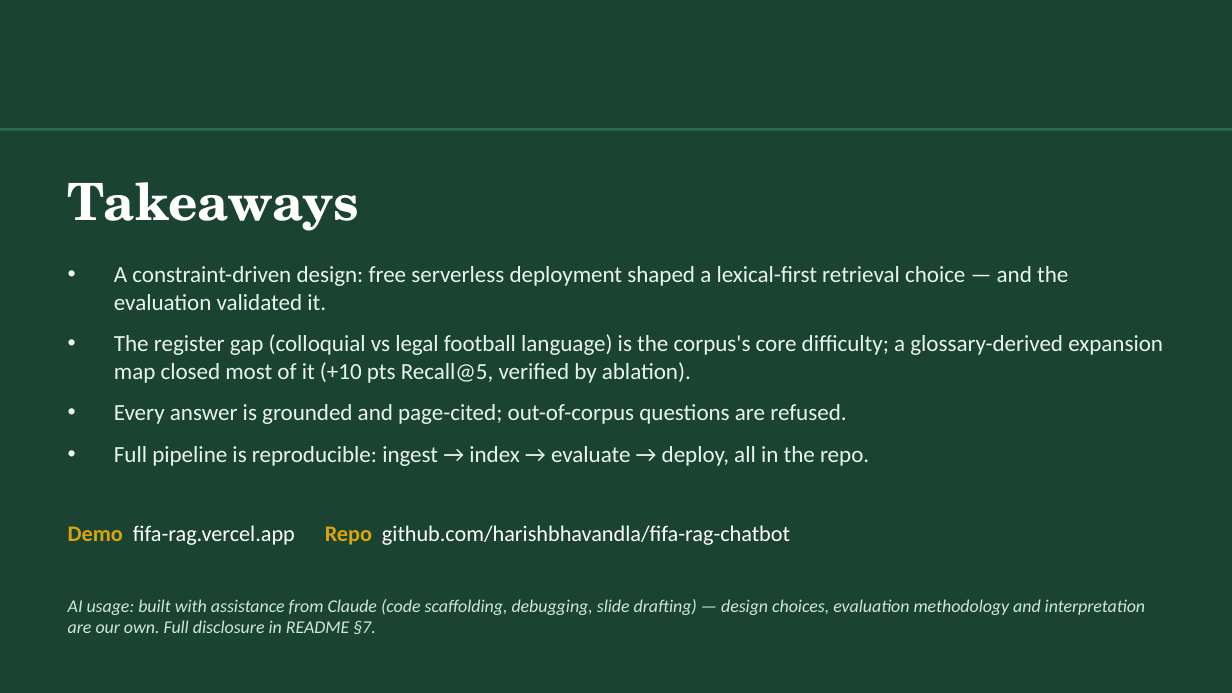
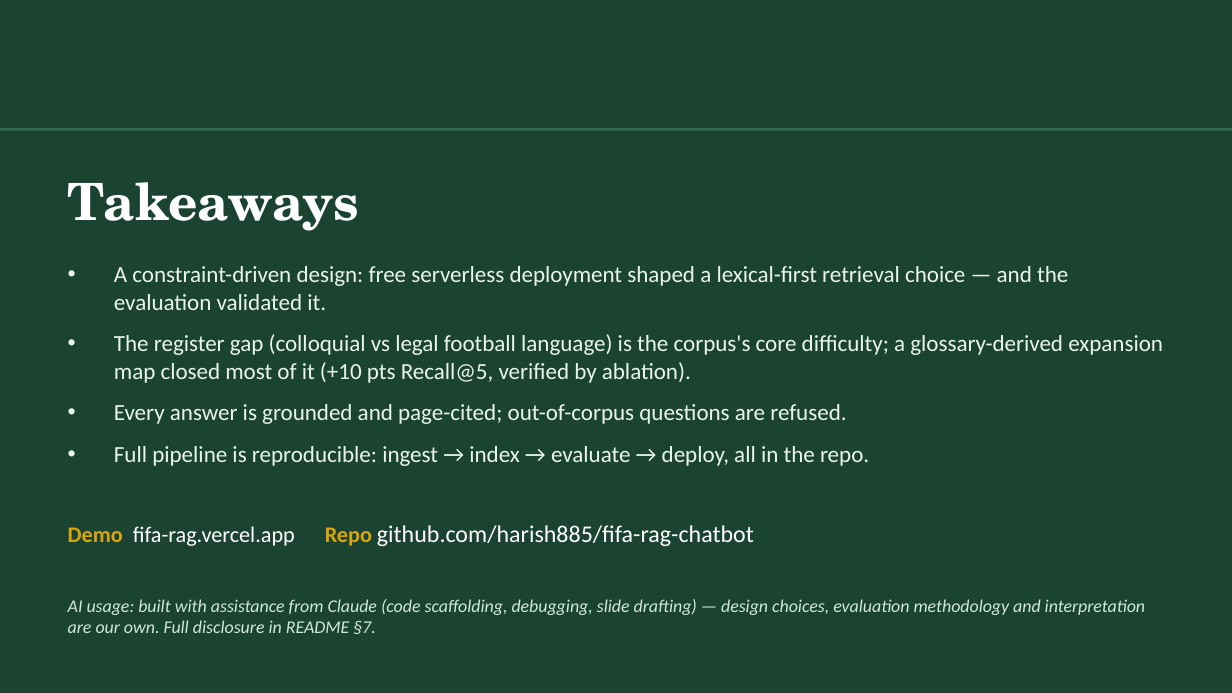
Before and after one commit to harish885/fifa-rag-chatbot, a slide deck: slide 10 of laws_rag_presentation.pptx. Drawn at 1232x693 pixels with LibreOffice and Linux fonts; fonts in the diff are those of the drawing. Boxes give left, top, right and bottom in pixels: in the first picture for what was removed or moved away, otherwise in the second. Text is boxed around its words. In the diff, an @@ line names an element or a change of style, - is before the commit and + after.

Commit message:
Fix authors list and repo link in slides

```diff
--- a/laws_rag_presentation.pptx
+++ b/laws_rag_presentation.pptx
@@ text at bbox=[68, 525, 754, 546]: text changed; size 13 to 14 pt @@
-Demo fifa-rag.vercel.app Repo github.com/harishbhavandla/fifa-rag-chatbot
+Demo fifa-rag.vercel.app Repo github.com/harish885/fifa-rag-chatbot
```
Also in this commit, not shown: 2 other slides changed.
